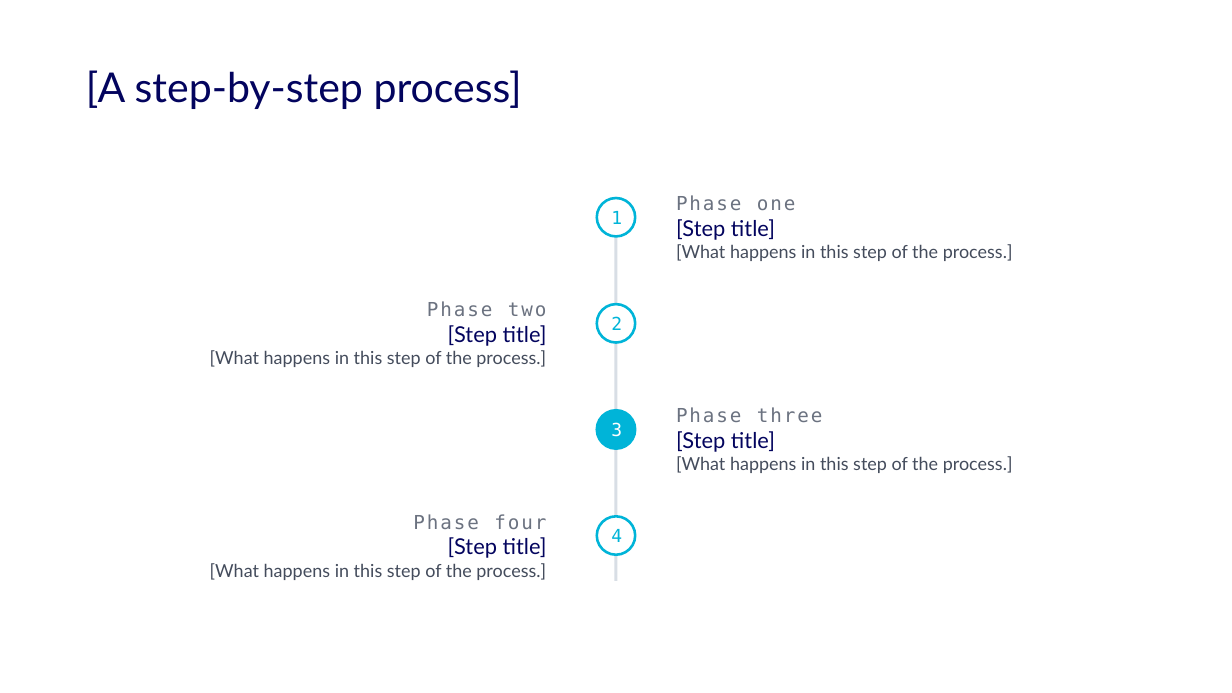
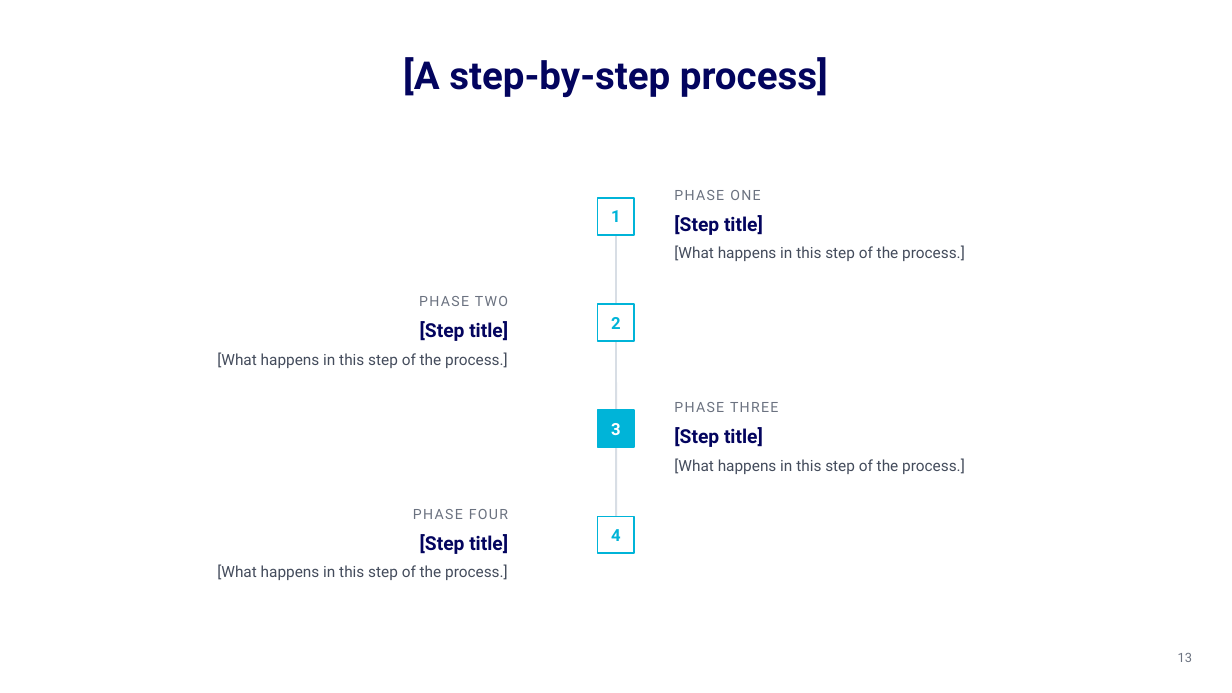
Before and after one commit to accelerate-data/ad-design-system, a slide deck: slide 13 of pitch/Vibedata-Pitch-Template.pptx (slide 12 before the commit). Drawn at 1232x693 pixels with LibreOffice and Linux fonts; fonts in the diff are those of the drawing; background and template pictures are left out. Boxes give left, top, right and bottom in pixels: in the first picture for what was removed or moved away, otherwise in the second. Text is boxed around its words. In the diff, an @@ line names an element or a change of style, - is before the commit and + after.

```diff
--- a/pitch/Vibedata-Pitch-Template.pptx
+++ b/pitch/Vibedata-Pitch-Template.pptx
@@ title "[A step-by-step process]": place and size @@
-title "[A step-by-step process]" at (86,70,522,109)
+title "[A step-by-step process]" at (403,57,828,98)
@@ title "[A step-by-step process]" at (403,57,828,98): size 32 to 30 pt, font Lato to Roboto, bold on; alignment left to centre @@
@@ rectangle added at (598,198,635,235), fill #FFFFFF, outline #00B4D8 1.5 pt @@
@@ rectangle removed at (615,207,617,581) @@
@@ text "PHASE ONE": place and size @@
-text "PHASE ONE" at (676,219,1013,261)
+text "PHASE ONE" at (674,190,965,261)
@@ text at (674,190,760,200): text changed; size 15 to 11 pt; font DejaVu Sans Mono to Roboto @@
-Phase one
+PHASE ONE
@@ line added from (616, 216) to (616, 554), #D8DEE5 1.5 pt @@
@@ text at (674,215,965,261): size 17 to 15 pt, bold on in "[Step title]"; font Lato to Roboto in "[Step title]", "[What happens in this step of the ..."; size 14 to 12 pt in "[What happens in this step of the ..."; indent changed; more space between paragraphs @@
@@ text at (475,296,508,306): text changed; size 15 to 11 pt; font DejaVu Sans Mono to Roboto @@
-Phase two
+PHASE TWO
@@ text at (217,321,508,368): size 17 to 15 pt, bold on in "[Step title]"; font Lato to Roboto in "[Step title]", "[What happens in this step of the ..."; size 14 to 12 pt in "[What happens in this step of the ..."; indent changed; more space between paragraphs @@
@@ 4 texts: place and size @@
-4 texts at (597,198,636,555)
+4 texts at (611,210,621,541)
@@ size 14 to 13 pt, font DejaVu Sans Mono to Roboto, bold on; fill #FFFFFF to none; outline #00B4D8 2 pt to none in 3 elements at (611,529,621,541), (611,210,621,222), (611,317,621,329) @@
@@ rectangle added at (598,304,635,341), fill #FFFFFF, outline #00B4D8 1.5 pt @@
@@ text "3" at (611,423,621,435): size 14 to 13 pt, font DejaVu Sans Mono to Roboto, bold on; fill #00B4D8 to none; outline #00B4D8 2 pt to none @@
@@ rectangle added at (598,410,635,447), fill #00B4D8, outline #00B4D8 1.5 pt @@
@@ vertical alignment top to middle in 4 elements at (217,509,508,580), (217,296,508,368), (674,190,965,261), (674,402,965,474) @@
@@ text at (674,402,778,412): text changed; size 15 to 11 pt; font DejaVu Sans Mono to Roboto @@
-Phase three
+PHASE THREE
@@ text at (674,427,965,474): size 17 to 15 pt, bold on in "[Step title]"; font Lato to Roboto in "[Step title]", "[What happens in this step of the ..."; size 14 to 12 pt in "[What happens in this step of the ..."; indent changed; more space between paragraphs @@
@@ text "PHASE FOUR": place and size @@
-text "PHASE FOUR" at (210,537,547,580)
+text "PHASE FOUR" at (217,509,508,580)
@@ text at (469,509,508,519): text changed; size 15 to 11 pt; font DejaVu Sans Mono to Roboto @@
-Phase four
+PHASE FOUR
@@ text at (217,534,508,580): size 17 to 15 pt, bold on in "[Step title]"; font Lato to Roboto in "[Step title]", "[What happens in this step of the ..."; size 14 to 12 pt in "[What happens in this step of the ..."; indent changed; more space between paragraphs @@
@@ rectangle added at (598,517,635,554), fill #FFFFFF, outline #00B4D8 1.5 pt @@
@@ page number added at (1178,653,1192,662), 10 pt, text #6B7280 @@
+13
```
Also in this commit, not shown: 15 other slides changed, 1 slide added.
